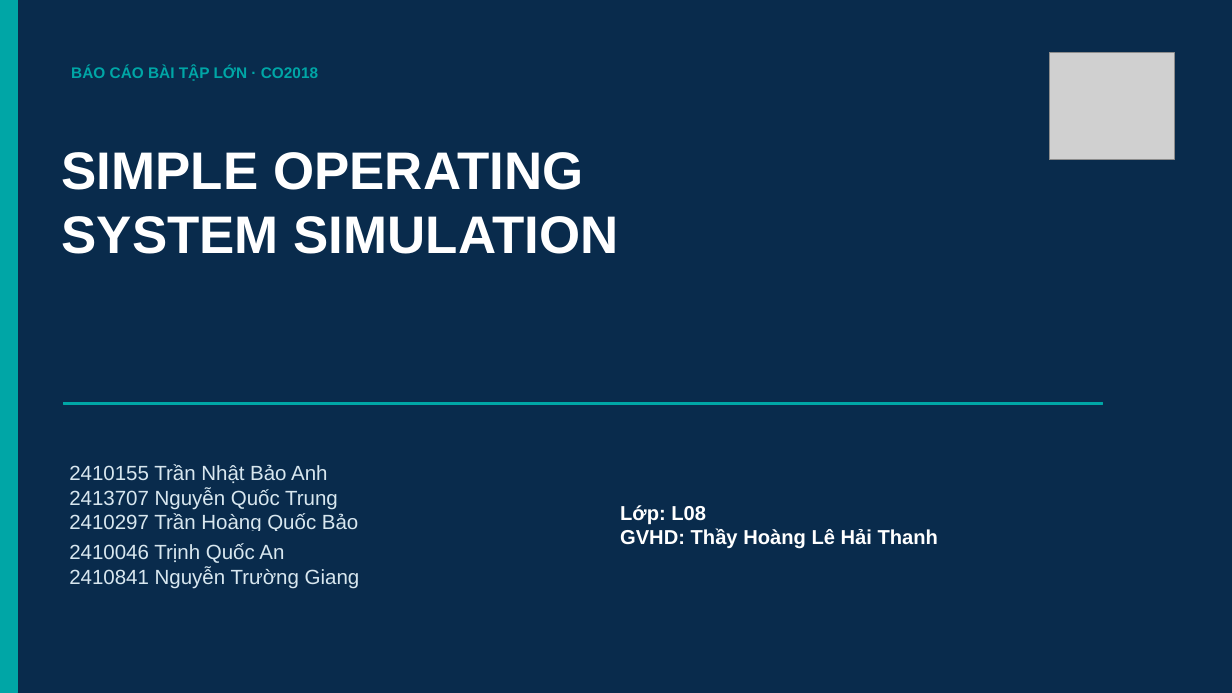
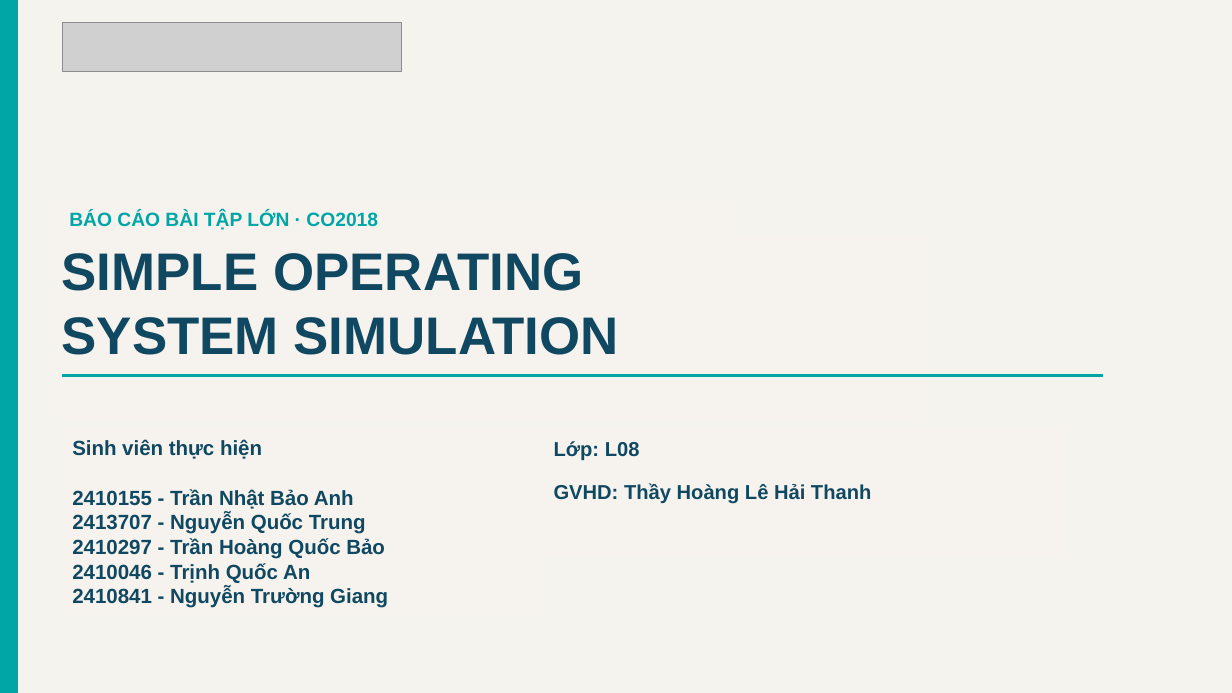
Before and after one commit to tranbaoanh21/os-assignment, a slide deck: slide 1 of os_simulator_demo_slides.pptx. Drawn at 1232x693 pixels with LibreOffice and Linux fonts; fonts in the diff are those of the drawing; grey boxes stand for pictures. Boxes give left, top, right and bottom in pixels: in the first picture for what was removed or moved away, otherwise in the second. Text is boxed around its words. In the diff, an @@ line names an element or a change of style, - is before the commit and + after.

```diff
--- a/os_simulator_demo_slides.pptx
+++ b/os_simulator_demo_slides.pptx
@@ rectangle at (x1=0, y1=0, x2=1232, y2=693): fill #092B4C to #F5F3EE; outline #092B4C 0.75 pt to #F5F3EE 0.75 pt @@
@@ picture added at (x1=63, y1=22, x2=402, y2=71) @@
@@ picture removed at (x1=1049, y1=52, x2=1174, y2=159) @@
@@ text "BÁO CÁO BÀI TẬP LỚN ..." moved from (x1=62, y1=55, x2=736, y2=92) to (x1=69, y1=211, x2=378, y2=230) @@
@@ text "BÁO CÁO BÀI TẬP LỚN ..." at (x1=69, y1=211, x2=378, y2=230): size 12 to 15 pt; fill #092B4C to none; outline #092B4C 0.75 pt to none @@
@@ text "SIMPLE OPERATING" moved from (x1=60, y1=135, x2=927, y2=318) to (x1=62, y1=253, x2=619, y2=355) @@
@@ text "SIMPLE OPERATING" at (x1=62, y1=253, x2=619, y2=355): text colour #FFFFFF to #104862; fill #092B4C to none; outline #092B4C 0.75 pt to none @@
@@ rectangle moved from (x1=64, y1=402, x2=1104, y2=404) to (x1=63, y1=374, x2=1103, y2=376) @@
@@ text "Sinh viên thực hiện" at (x1=72, y1=439, x2=388, y2=608): fill #092B4C to none; outline #092B4C 0.75 pt to none @@
@@ text "Sinh viên thực hiện" moved from (x1=60, y1=453, x2=542, y2=559) to (x1=72, y1=439, x2=388, y2=608) @@
@@ text at (x1=72, y1=439, x2=388, y2=608): text changed; text colour #D8E7EF to #104862; bold on @@
-2410155 Trần Nhật Bảo Anh
-2413707 Nguyễn Quốc Trung
-2410297 Trần Hoàng Quốc Bảo
+Sinh viên thực hiện
+2410155 - Trần Nhật Bảo Anh
+2413707 - Nguyễn Quốc Trung
+2410297 - Trần Hoàng Quốc Bảo
+2410046 - Trịnh Quốc An
+2410841 - Nguyễn Trường Giang
@@ text "Lớp: L08" moved from (x1=611, y1=493, x2=1131, y2=622) to (x1=554, y1=441, x2=871, y2=503) @@
@@ text "Lớp: L08" at (x1=554, y1=441, x2=871, y2=503): fill #092B4C to none; outline #092B4C 0.75 pt to none @@
@@ text at (x1=554, y1=441, x2=871, y2=503): text changed; text colour #FFFFFF to #104862 @@
-Lớp: L08
-GVHD: Thầy Hoàng Lê Hải Thanh
+Lớp: L08
+GVHD: Thầy Hoàng Lê Hải Thanh
@@ rectangle removed at (x1=60, y1=531, x2=465, y2=610) @@
-2410046 Trịnh Quốc An
-2410841 Nguyễn Trường Giang
```
Also in this commit, not shown: 16 other slides changed, 3 slides added, 1 slide removed, 14 other files.
